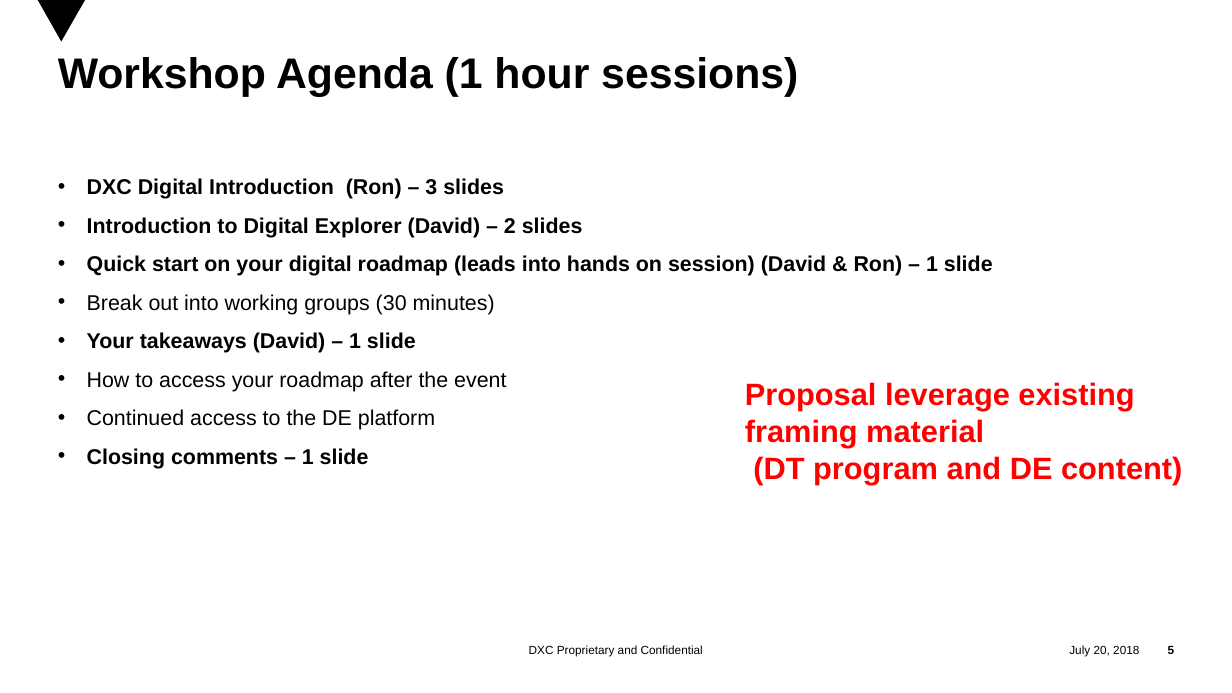
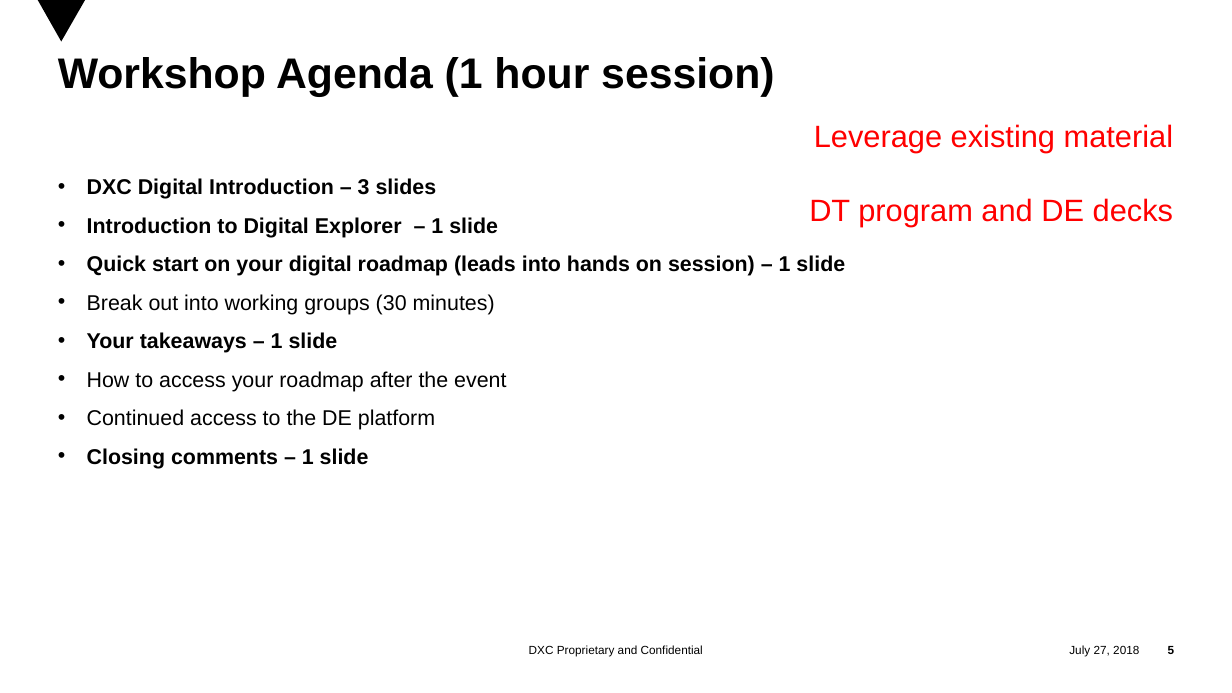
Before and after one commit to EnglishSid/DigitalExplorerDevNotes, a slide deck: slide 5 of Platform/EventsInstance/DXC Digital Roadmaps.pptx. Drawn at 1232x693 pixels with LibreOffice and Linux fonts; fonts in the diff are those of the drawing; background and template pictures are left out. Boxes give left, top, right and bottom in pixels: in the first picture for what was removed or moved away, otherwise in the second. Text is boxed around its words. In the diff, an @@ line names an element or a change of style, - is before the commit and + after.

```diff
--- a/Platform/EventsInstance/DXC Digital Roadmaps.pptx
+++ b/Platform/EventsInstance/DXC Digital Roadmaps.pptx
@@ title at [58, 57, 774, 97]: text changed @@
-Workshop Agenda (1 hour sessions)
+Workshop Agenda (1 hour session)
@@ text at [809, 124, 1173, 227]: text changed; bold off @@
-Proposal leverage existing
-framing material
-(DT program and DE content)
+Leverage existing material
+DT program and DE decks
@@ text at [87, 178, 845, 276]: text changed @@
-• DXC Digital Introduction (Ron) – 3 slides
-• Introduction to Digital Explorer (David) – 2 slides
-• Quick start on your digital roadmap (leads into hands on session) (David & Ron) – 1 slide
+• DXC Digital Introduction – 3 slides
+• Introduction to Digital Explorer – 1 slide
+• Quick start on your digital roadmap (leads into hands on session) – 1 slide
@@ text at [87, 332, 338, 353]: text changed @@
-• Your takeaways (David) – 1 slide
+• Your takeaways – 1 slide
@@ text at [1069, 645, 1139, 657]: text changed @@
-July 20, 2018
+July 27, 2018
```
Also in this commit, not shown: 6 other slides changed, 1 slide added, 13 other files.
